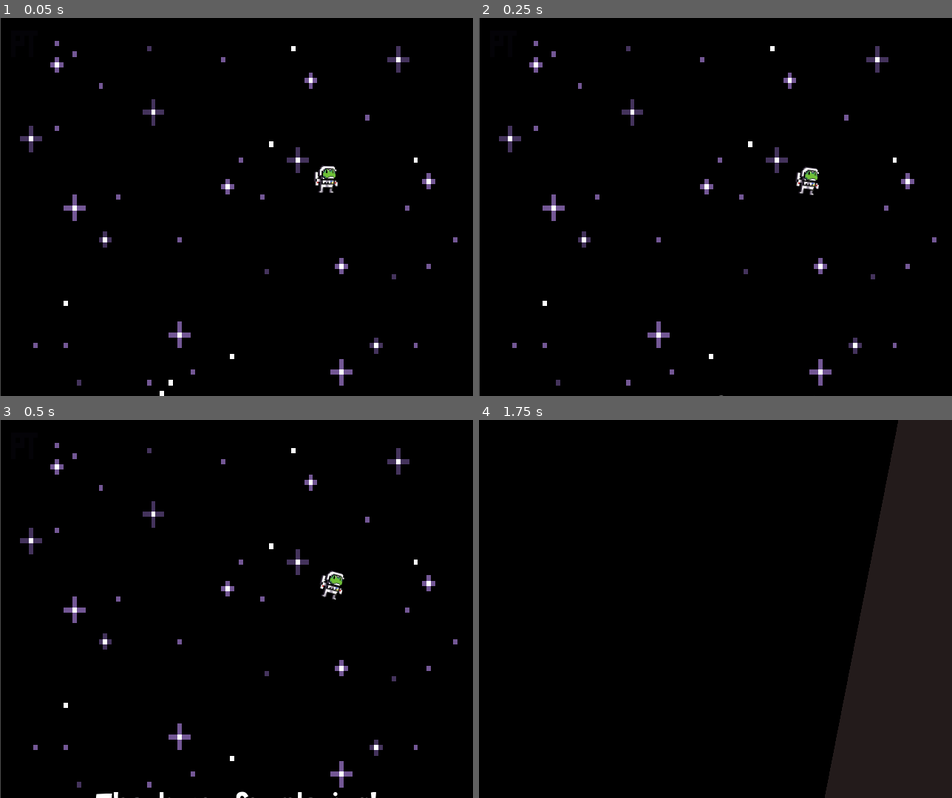
Above: before the commit, frames 1-4 (two rows, left to right).
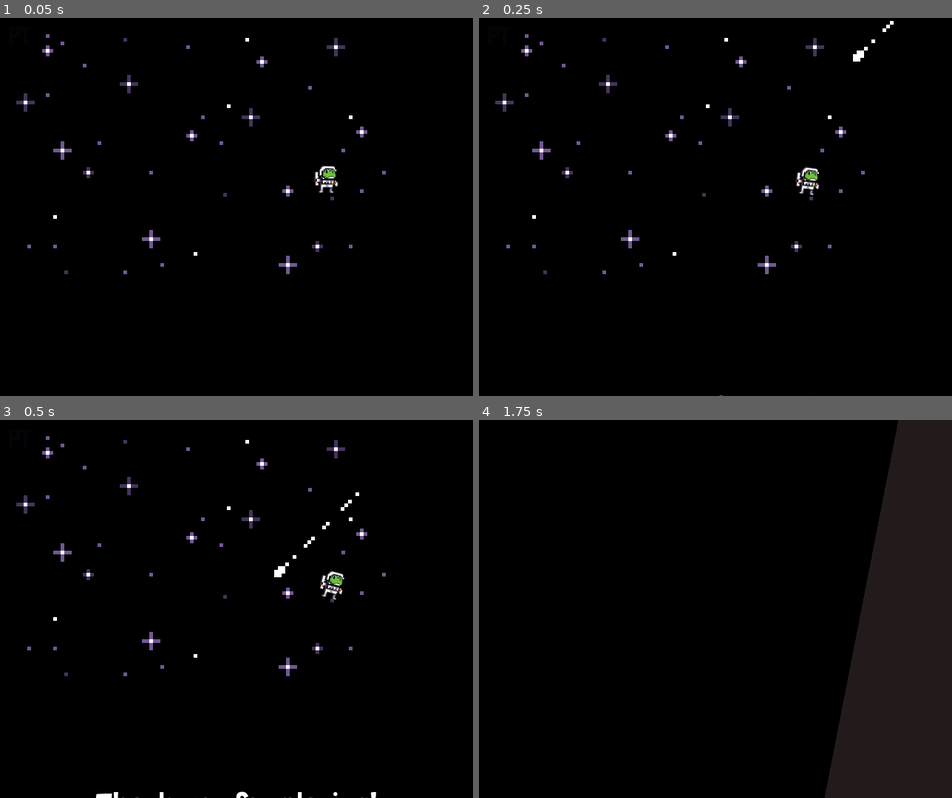
Above: after the commit, the same moments.

Repository: fheysel/frogGoesToSpace
Game: Godot game, scene res://Credits.tscn
Two runs of this game, one before a commit and one after it. Both use one fixed random seed, a clock stepped at 60 frames per second and the inputs below. This scene is started directly instead of the project's main scene.
Inputs:
- Up to frame 1 (0.05 s): no input
- Up to frame 2 (0.25 s): no input
- Up to frame 3 (0.5 s): no input
- Up to frame 4 (1.75 s): tap Z at 0.5, 1.25 s; hold S (look_down) 0.53-1.28 s; hold D (ui_right) from 0.53 s (still down); tap Space (jump) at 0.77, 1.52 s; tap W (look_up) at 1.35 s

The runs differ from the first frame. In frame 1, 2.7% of the frame differs, in the area x 0-97%, y 0-100%; in frame 2, 2.8%; in frame 3, 2.8%; in frame 4, nothing differs.

Commit message:
Add Starry Night background scene instead of images

Diff:
--- a/godotproject/Global/Global.tscn
+++ b/godotproject/Global/Global.tscn
@@ -94,9 +94,54 @@
 tracks/1/imported = false
 tracks/1/enabled = true
 tracks/1/keys = {
-"times": PoolRealArray( 1.5 ),
-"transitions": PoolRealArray( 1 ),
+"times": PoolRealArray( 0, 0.1, 0.2, 0.3, 0.4, 0.5, 0.6, 0.7, 0.8, 0.9, 1, 1.1, 1.2, 1.3, 1.4, 1.5 ),
+"transitions": PoolRealArray( 1, 1, 1, 1, 1, 1, 1, 1, 1, 1, 1, 1, 1, 1, 1, 1 ),
 "values": [ {
+"args": [  ],
+"method": "_process_loading"
+}, {
+"args": [  ],
+"method": "_process_loading"
+}, {
+"args": [  ],
+"method": "_process_loading"
+}, {
+"args": [  ],
+"method": "_process_loading"
+}, {
+"args": [  ],
+"method": "_process_loading"
+}, {
+"args": [  ],
+"method": "_process_loading"
+}, {
+"args": [  ],
+"method": "_process_loading"
+}, {
+"args": [  ],
+"method": "_process_loading"
+}, {
+"args": [  ],
+"method": "_process_loading"
+}, {
+"args": [  ],
+"method": "_process_loading"
+}, {
+"args": [  ],
+"method": "_process_loading"
+}, {
+"args": [  ],
+"method": "_process_loading"
+}, {
+"args": [  ],
+"method": "_process_loading"
+}, {
+"args": [  ],
+"method": "_process_loading"
+}, {
+"args": [  ],
+"method": "_process_loading"
+}, {
 "args": [  ],
 "method": "_process_loading"
 } ]
--- a/godotproject/Menus/ThanksForPlayingScreen/ThanksForPlayingScreen.gd
+++ b/godotproject/Menus/ThanksForPlayingScreen/ThanksForPlayingScreen.gd
@@ -5,13 +5,13 @@
 var start = true
 var scroll_speed = 0.5
 
-
 func _process(_delta):
 	if(start == true):
 		start = false
 		$VBoxContainer2.rect_position.y = 500
+		self.margin_top = 0
 
-	if($VBoxContainer2.rect_position.y == -120):
+	if($VBoxContainer2.rect_position.y <= -120):
 		scroll_speed = 0
 
 	$VBoxContainer2.rect_position.y -= scroll_speed
--- a/godotproject/Menus/ThanksForPlayingScreen/ThanksForPlayingScreen.tscn
+++ b/godotproject/Menus/ThanksForPlayingScreen/ThanksForPlayingScreen.tscn
@@ -1,191 +1,20 @@
-[gd_scene load_steps=73 format=2]
+[gd_scene load_steps=7 format=2]
 
 [ext_resource path="res://Menus/Menu.tres" type="Theme" id=1]
 [ext_resource path="res://Fonts/TovariSans.ttf" type="DynamicFontData" id=2]
 [ext_resource path="res://Menus/ThanksForPlayingScreen/ThanksForPlayingScreen.gd" type="Script" id=3]
 [ext_resource path="res://sfx/CreditsTheme.ogg" type="AudioStream" id=4]
-[ext_resource path="res://Tiles/starryNight/starrynight-0.png" type="Texture" id=5]
-[ext_resource path="res://Tiles/starryNight/starrynight-2.png" type="Texture" id=6]
-[ext_resource path="res://Tiles/starryNight/starrynight-1.png" type="Texture" id=7]
-[ext_resource path="res://Tiles/starryNight/starrynight-5.png" type="Texture" id=8]
-[ext_resource path="res://Tiles/starryNight/starrynight-3.png" type="Texture" id=9]
-[ext_resource path="res://Tiles/starryNight/starrynight-4.png" type="Texture" id=10]
-[ext_resource path="res://Tiles/starryNight/starrynight-30.png" type="Texture" id=11]
-[ext_resource path="res://Tiles/starryNight/starrynight-14.png" type="Texture" id=12]
-[ext_resource path="res://Tiles/starryNight/starrynight-23.png" type="Texture" id=13]
-[ext_resource path="res://Tiles/starryNight/starrynight-28.png" type="Texture" id=14]
-[ext_resource path="res://Tiles/starryNight/starrynight-7.png" type="Texture" id=15]
-[ext_resource path="res://Tiles/starryNight/starrynight-22.png" type="Texture" id=16]
-[ext_resource path="res://Tiles/starryNight/starrynight-32.png" type="Texture" id=17]
-[ext_resource path="res://Tiles/starryNight/starrynight-29.png" type="Texture" id=18]
-[ext_resource path="res://Tiles/starryNight/starrynight-6.png" type="Texture" id=19]
-[ext_resource path="res://Tiles/starryNight/starrynight-27.png" type="Texture" id=20]
-[ext_resource path="res://Tiles/starryNight/starrynight-10.png" type="Texture" id=21]
-[ext_resource path="res://Tiles/starryNight/starrynight-11.png" type="Texture" id=22]
-[ext_resource path="res://Tiles/starryNight/starrynight-26.png" type="Texture" id=23]
-[ext_resource path="res://Tiles/starryNight/starrynight-12.png" type="Texture" id=24]
-[ext_resource path="res://Tiles/starryNight/starrynight-15.png" type="Texture" id=25]
-[ext_resource path="res://Tiles/starryNight/starrynight-17.png" type="Texture" id=26]
-[ext_resource path="res://Tiles/starryNight/starrynight-16.png" type="Texture" id=27]
-[ext_resource path="res://Tiles/starryNight/starrynight-20.png" type="Texture" id=28]
-[ext_resource path="res://Tiles/starryNight/starrynight-24.png" type="Texture" id=29]
-[ext_resource path="res://Tiles/starryNight/starrynight-8.png" type="Texture" id=30]
-[ext_resource path="res://Tiles/starryNight/starrynight-9.png" type="Texture" id=31]
-[ext_resource path="res://Tiles/starryNight/starrynight-25.png" type="Texture" id=32]
-[ext_resource path="res://Tiles/starryNight/starrynight-21.png" type="Texture" id=33]
-[ext_resource path="res://Tiles/starryNight/starrynight-31.png" type="Texture" id=34]
-[ext_resource path="res://Tiles/starryNight/starrynight-13.png" type="Texture" id=35]
-[ext_resource path="res://Tiles/starryNight/starrynight-18.png" type="Texture" id=36]
-[ext_resource path="res://Tiles/starryNight/starrynight-19.png" type="Texture" id=37]
+[ext_resource path="res://Tiles/starryNight/starryNight.tscn" type="PackedScene" id=5]
 
 [sub_resource type="DynamicFont" id=1]
 size = 48
 font_data = ExtResource( 2 )
 
-[sub_resource type="AtlasTexture" id=2]
-atlas = ExtResource( 5 )
-region = Rect2( 0, 0, 540, 357 )
-
-[sub_resource type="AtlasTexture" id=3]
-atlas = ExtResource( 7 )
-region = Rect2( 0, 0, 540, 357 )
-
-[sub_resource type="AtlasTexture" id=4]
-atlas = ExtResource( 6 )
-region = Rect2( 0, 0, 540, 357 )
-
-[sub_resource type="AtlasTexture" id=5]
-atlas = ExtResource( 9 )
-region = Rect2( 0, 0, 540, 357 )
-
-[sub_resource type="AtlasTexture" id=6]
-atlas = ExtResource( 10 )
-region = Rect2( 0, 0, 540, 357 )
-
-[sub_resource type="AtlasTexture" id=7]
-atlas = ExtResource( 8 )
-region = Rect2( 0, 0, 540, 357 )
-
-[sub_resource type="AtlasTexture" id=8]
-atlas = ExtResource( 19 )
-region = Rect2( 0, 0, 540, 357 )
-
-[sub_resource type="AtlasTexture" id=9]
-atlas = ExtResource( 15 )
-region = Rect2( 0, 0, 540, 357 )
-
-[sub_resource type="AtlasTexture" id=10]
-atlas = ExtResource( 30 )
-region = Rect2( 0, 0, 540, 357 )
-
-[sub_resource type="AtlasTexture" id=11]
-atlas = ExtResource( 31 )
-region = Rect2( 0, 0, 540, 357 )
-
-[sub_resource type="AtlasTexture" id=12]
-atlas = ExtResource( 21 )
-region = Rect2( 0, 0, 540, 357 )
-
-[sub_resource type="AtlasTexture" id=13]
-atlas = ExtResource( 22 )
-region = Rect2( 0, 0, 540, 357 )
-
-[sub_resource type="AtlasTexture" id=14]
-atlas = ExtResource( 24 )
-region = Rect2( 0, 0, 540, 357 )
-
-[sub_resource type="AtlasTexture" id=15]
-atlas = ExtResource( 35 )
-region = Rect2( 0, 0, 540, 357 )
-
-[sub_resource type="AtlasTexture" id=16]
-atlas = ExtResource( 12 )
-region = Rect2( 0, 0, 540, 357 )
-
-[sub_resource type="AtlasTexture" id=17]
-atlas = ExtResource( 25 )
-region = Rect2( 0, 0, 540, 357 )
-
-[sub_resource type="AtlasTexture" id=18]
-atlas = ExtResource( 27 )
-region = Rect2( 0, 0, 540, 357 )
-
-[sub_resource type="AtlasTexture" id=19]
-atlas = ExtResource( 26 )
-region = Rect2( 0, 0, 540, 357 )
-
-[sub_resource type="AtlasTexture" id=20]
-atlas = ExtResource( 36 )
-region = Rect2( 0, 0, 540, 357 )
-
-[sub_resource type="AtlasTexture" id=21]
-atlas = ExtResource( 37 )
-region = Rect2( 0, 0, 540, 357 )
-
-[sub_resource type="AtlasTexture" id=22]
-atlas = ExtResource( 28 )
-region = Rect2( 0, 0, 540, 357 )
-
-[sub_resource type="AtlasTexture" id=23]
-atlas = ExtResource( 33 )
-region = Rect2( 0, 0, 540, 357 )
-
-[sub_resource type="AtlasTexture" id=24]
-atlas = ExtResource( 16 )
-region = Rect2( 0, 0, 540, 357 )
-
-[sub_resource type="AtlasTexture" id=34]
-atlas = ExtResource( 17 )
-region = Rect2( 0, 0, 540, 357 )
-
-[sub_resource type="AtlasTexture" id=25]
-atlas = ExtResource( 13 )
-region = Rect2( 0, 0, 540, 357 )
-
-[sub_resource type="AtlasTexture" id=26]
-atlas = ExtResource( 29 )
-region = Rect2( 0, 0, 540, 357 )
-
-[sub_resource type="AtlasTexture" id=27]
-atlas = ExtResource( 32 )
-region = Rect2( 0, 0, 540, 357 )
-
-[sub_resource type="AtlasTexture" id=28]
-atlas = ExtResource( 23 )
-region = Rect2( 0, 0, 540, 357 )
-
-[sub_resource type="AtlasTexture" id=29]
-atlas = ExtResource( 20 )
-region = Rect2( 0, 0, 540, 357 )
-
-[sub_resource type="AtlasTexture" id=30]
-atlas = ExtResource( 14 )
-region = Rect2( 0, 0, 540, 357 )
-
-[sub_resource type="AtlasTexture" id=31]
-atlas = ExtResource( 18 )
-region = Rect2( 0, 0, 540, 357 )
-
-[sub_resource type="AtlasTexture" id=32]
-atlas = ExtResource( 11 )
-region = Rect2( 0, 0, 540, 357 )
-
-[sub_resource type="AtlasTexture" id=33]
-atlas = ExtResource( 34 )
-region = Rect2( 0, 0, 540, 357 )
-
-[sub_resource type="SpriteFrames" id=35]
-animations = [ {
-"frames": [ SubResource( 2 ), SubResource( 3 ), SubResource( 4 ), SubResource( 5 ), SubResource( 6 ), SubResource( 7 ), SubResource( 8 ), SubResource( 9 ), SubResource( 10 ), SubResource( 11 ), SubResource( 12 ), SubResource( 13 ), SubResource( 14 ), SubResource( 15 ), SubResource( 16 ), SubResource( 17 ), SubResource( 18 ), SubResource( 19 ), SubResource( 20 ), SubResource( 21 ), SubResource( 22 ), SubResource( 23 ), SubResource( 24 ), SubResource( 34 ), SubResource( 34 ), SubResource( 34 ), SubResource( 34 ), SubResource( 34 ), SubResource( 25 ), SubResource( 34 ), SubResource( 26 ), SubResource( 27 ), SubResource( 28 ), SubResource( 29 ), SubResource( 30 ), SubResource( 31 ), SubResource( 32 ), SubResource( 33 ), SubResource( 34 ), SubResource( 34 ), SubResource( 34 ), SubResource( 34 ), SubResource( 34 ) ],
-"loop": true,
-"name": "default",
-"speed": 15.0
-} ]
-
 [node name="ThanksForPlayingScreen" type="MarginContainer"]
 anchor_right = 1.0
 anchor_bottom = 1.0
 margin_bottom = 88.0
+custom_constants/margin_top = 512
 script = ExtResource( 3 )
 __meta__ = {
 "_edit_use_anchors_": false
@@ -196,9 +25,12 @@
 autoplay = true
 bus = "Music"
 
+[node name="StarryNightScene" parent="." instance=ExtResource( 5 )]
+
 [node name="VBoxContainer2" type="VBoxContainer" parent="."]
+margin_top = 512.0
 margin_right = 640.0
-margin_bottom = 600.0
+margin_bottom = 1075.0
 
 [node name="Label" type="Label" parent="VBoxContainer2"]
 margin_right = 640.0
@@ -234,7 +66,7 @@
 Credits ~ Aurora Kingdom by Louie Zong
 
 
-Created Using the Godot Editor
+Created Using the Godot Editor + FRT
 Under MIT License"
 align = 1
 __meta__ = {
@@ -254,14 +86,3 @@
 Press Z to play again!"
 align = 1
 valign = 1
-
-[node name="AnimatedSprite" type="AnimatedSprite" parent="."]
-position = Vector2( 320.5, 255.688 )
-scale = Vector2( 1.18333, 1.43592 )
-z_index = -1
-frames = SubResource( 35 )
-frame = 7
-playing = true
-__meta__ = {
-"_editor_description_": ""
-}
--- /dev/null
+++ b/godotproject/Tiles/starryNight/starryNight.gd
@@ -0,0 +1,3 @@
+extends Node2D
+func _ready():
+	$AnimationPlayer.play("comet")
--- /dev/null
+++ b/godotproject/Tiles/starryNight/starryNight.tscn
@@ -0,0 +1,51 @@
+[gd_scene load_steps=5 format=2]
+
+[ext_resource path="res://Tiles/starryNight/starrynight-0.png" type="Texture" id=1]
+[ext_resource path="res://Tiles/starryNight/comet1.png" type="Texture" id=2]
+[ext_resource path="res://Tiles/starryNight/starryNight.gd" type="Script" id=3]
+
+[sub_resource type="Animation" id=1]
+resource_name = "comet"
+length = 7.0
+loop = true
+tracks/0/type = "value"
+tracks/0/path = NodePath("CometSprite:position")
+tracks/0/interp = 1
+tracks/0/loop_wrap = false
+tracks/0/imported = false
+tracks/0/enabled = true
+tracks/0/keys = {
+"times": PoolRealArray( 0, 1, 3.3, 3.9, 4, 4.8 ),
+"transitions": PoolRealArray( 1.5, 1, 1.5, 1, 1.5, 1 ),
+"update": 0,
+"values": [ Vector2( 640, -80 ), Vector2( 48, 592 ), Vector2( 200, -80 ), Vector2( -80, 200 ), Vector2( 720, 80 ), Vector2( 208, 592 ) ]
+}
+tracks/1/type = "value"
+tracks/1/path = NodePath("CometSprite:visible")
+tracks/1/interp = 1
+tracks/1/loop_wrap = true
+tracks/1/imported = false
+tracks/1/enabled = true
+tracks/1/keys = {
+"times": PoolRealArray( 0, 1, 3.3, 3.9, 4, 4.8 ),
+"transitions": PoolRealArray( 1, 1, 1, 1, 1, 1 ),
+"update": 1,
+"values": [ true, false, true, false, true, false ]
+}
+
+[node name="StarryNightScene" type="Node2D"]
+script = ExtResource( 3 )
+
+[node name="BGSprite" type="Sprite" parent="."]
+texture = ExtResource( 1 )
+centered = false
+region_enabled = true
+region_rect = Rect2( 0, 0, 640, 512 )
+
+[node name="AnimationPlayer" type="AnimationPlayer" parent="."]
+anims/comet = SubResource( 1 )
+
+[node name="CometSprite" type="Sprite" parent="."]
+position = Vector2( 640, -80 )
+scale = Vector2( 5, 5 )
+texture = ExtResource( 2 )
Binary file added: godotproject/Tiles/starryNight/comet1.png
Not shown, changed: godotproject/Tiles/starryNight/comet1.png.import
